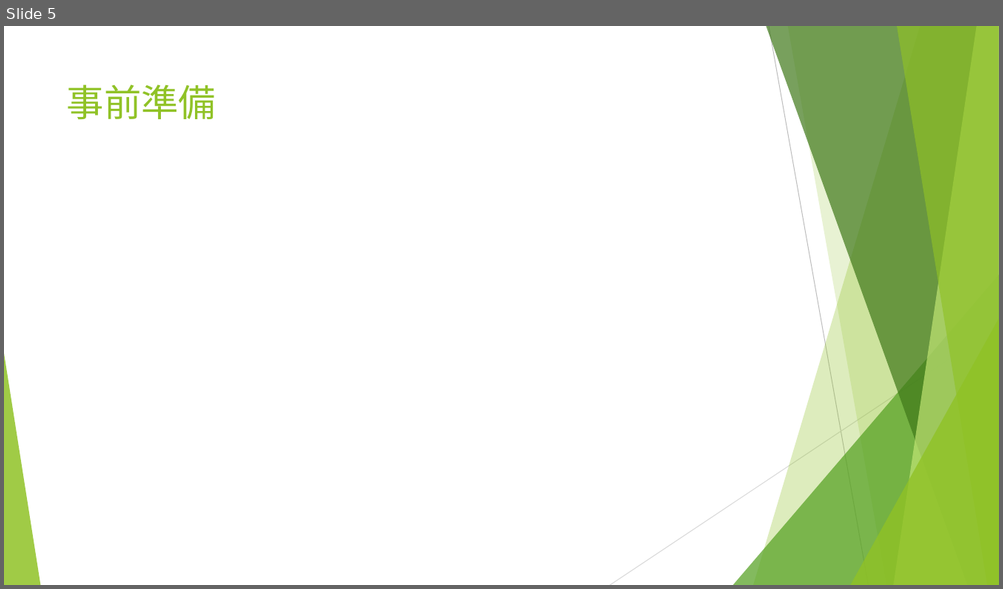
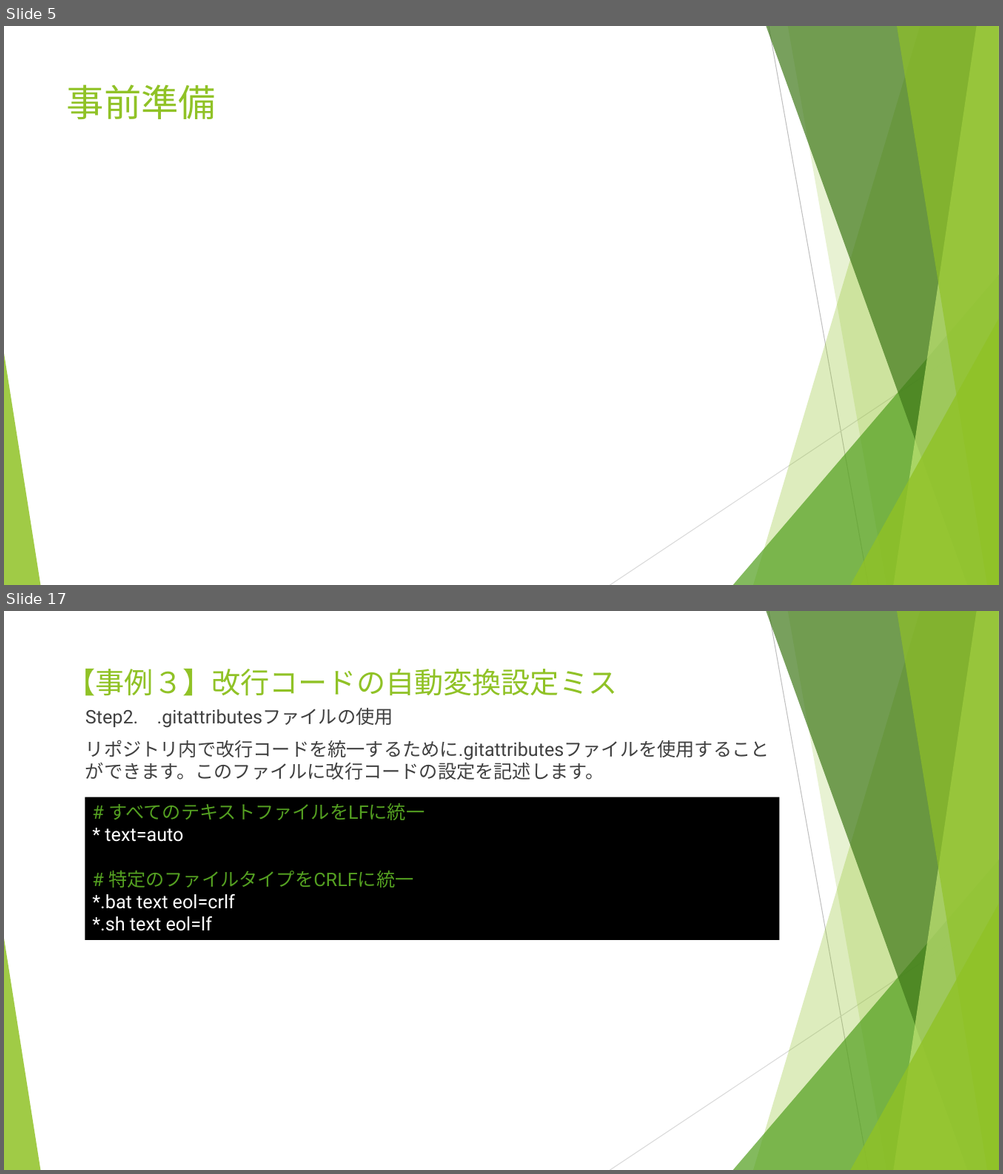
Before and after one commit to yusuke8655/git-trouble-shooting, a slide deck: Gitトラブルシューティング.pptx. Shown one above the other, each under a label of ours: slide 5 before the commit, slides 5 and 17 after it; the slides between them are not shown. The pictures are 1003x589 and 1003x1174 pixels, drawn with LibreOffice and Linux fonts; fonts in the diff are those of the drawing. Boxes give left, top, right and bottom in pixels: in the first picture for what was removed or moved away, otherwise in the second. Text is boxed around its words. In the diff, an @@ line names an element or a change of style, - is before the commit and + after.

Commit message:
事例４まで作成

```diff
--- a/Gitトラブルシューティング.pptx
+++ b/Gitトラブルシューティング.pptx
@@ slide 17 added at <box>4,611,999,1170</box>, background #FFFFFF; not listed: 10 template elements that a slide beside it also shows @@
@@ title added at <box>67,669,617,696</box>, 28 pt, text #90C226 @@
+【事例３】改行コードの自動変換設定ミス
@@ text added at <box>85,708,769,780</box>, 18 pt, text #404040 @@
+Step2. .gitattributesファイルの使用
+リポジトリ内で改行コードを統一するために.gitattributesファイルを使用することができます。このファイルに改行コードの設定を記述します。
@@ rectangle added at <box>85,797,780,941</box>, fill #000000, 18 pt, text #FFFFFF @@
+# すべてのテキストファイルをLFに統一
+* text=auto
+# 特定のファイルタイプをCRLFに統一
+*.bat text eol=crlf
+*.sh text eol=lf
```
Also in this commit, not shown: 7 slides changed, 5 other slides added.
